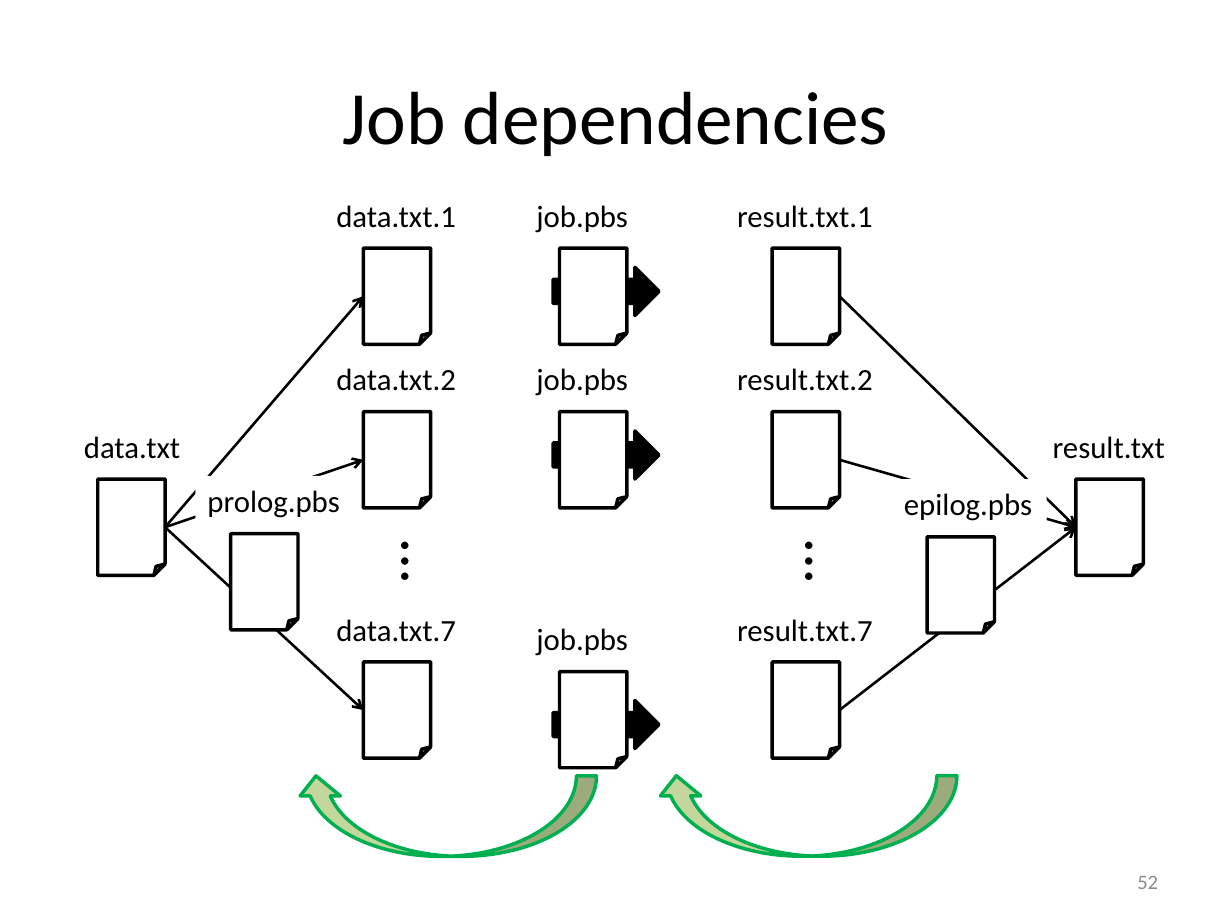
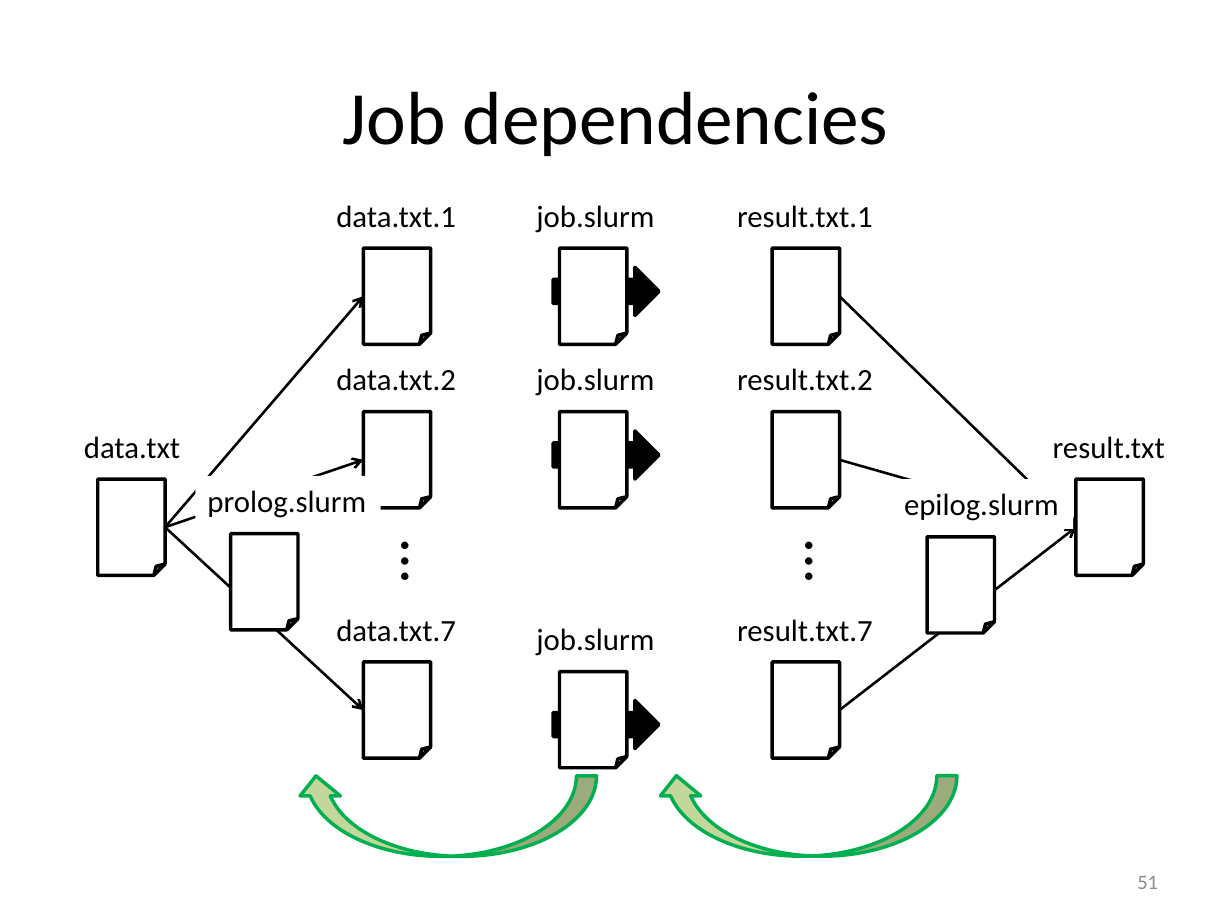
Before and after one commit to gjbex/worker-and-atools, a slide deck: slide 51 of worker_atools.pptx (slide 52 before the commit). Drawn at 1232x924 pixels with LibreOffice and Linux fonts; fonts in the diff are those of the drawing. Boxes give left, top, right and bottom in pixels: in the first picture for what was removed or moved away, otherwise in the second. Text is boxed around its words. In the diff, an @@ line names an element or a change of style, - is before the commit and + after.

Commit message:
Adapted atools slides for Slurm

```diff
--- a/worker_atools.pptx
+++ b/worker_atools.pptx
@@ text at [536,205,654,233]: text changed @@
-job.pbs
+job.slurm
@@ text at [536,368,654,396]: text changed @@
-job.pbs
+job.slurm
@@ text at [207,490,366,518]: text changed @@
-prolog.pbs
+prolog.slurm
@@ text at [904,493,1059,521]: text changed @@
-epilog.pbs
+epilog.slurm
@@ text at [536,628,654,656]: text changed @@
-job.pbs
+job.slurm
@@ page number at [1137,876,1158,889]: text changed @@
-52
+51
```
Also in this commit, not shown: 22 other slides changed, 1 slide removed.
